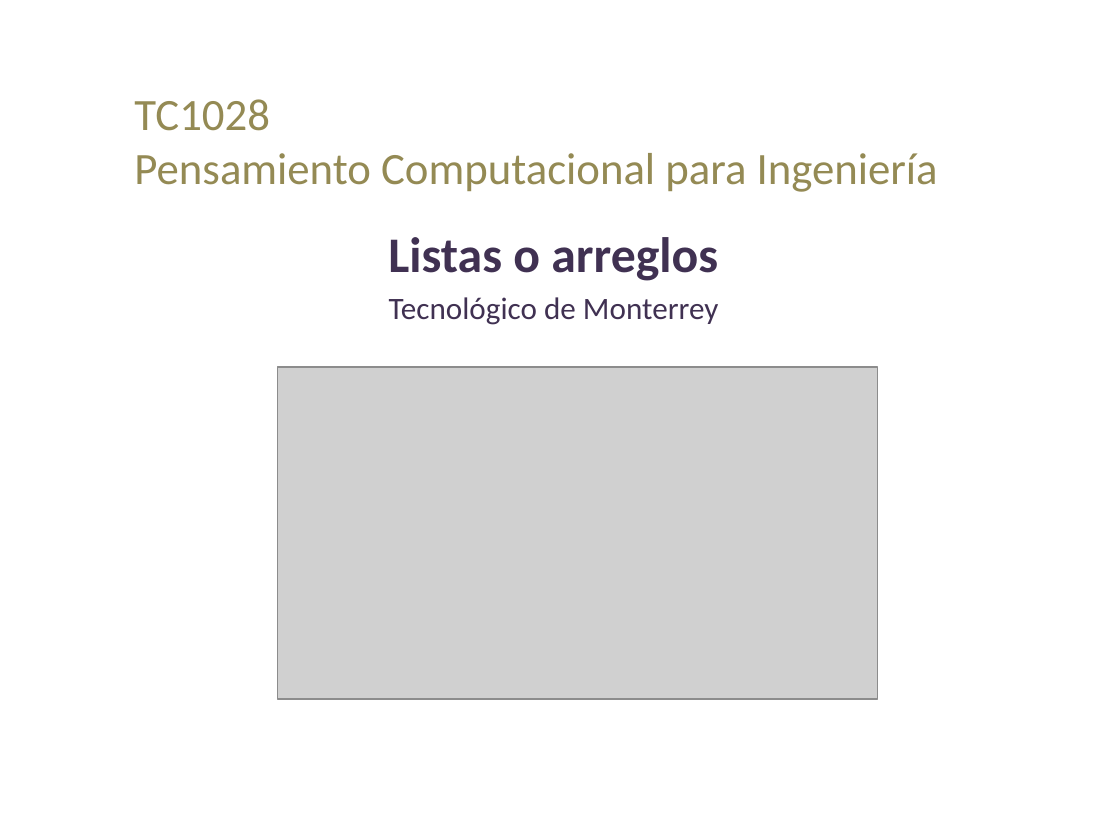
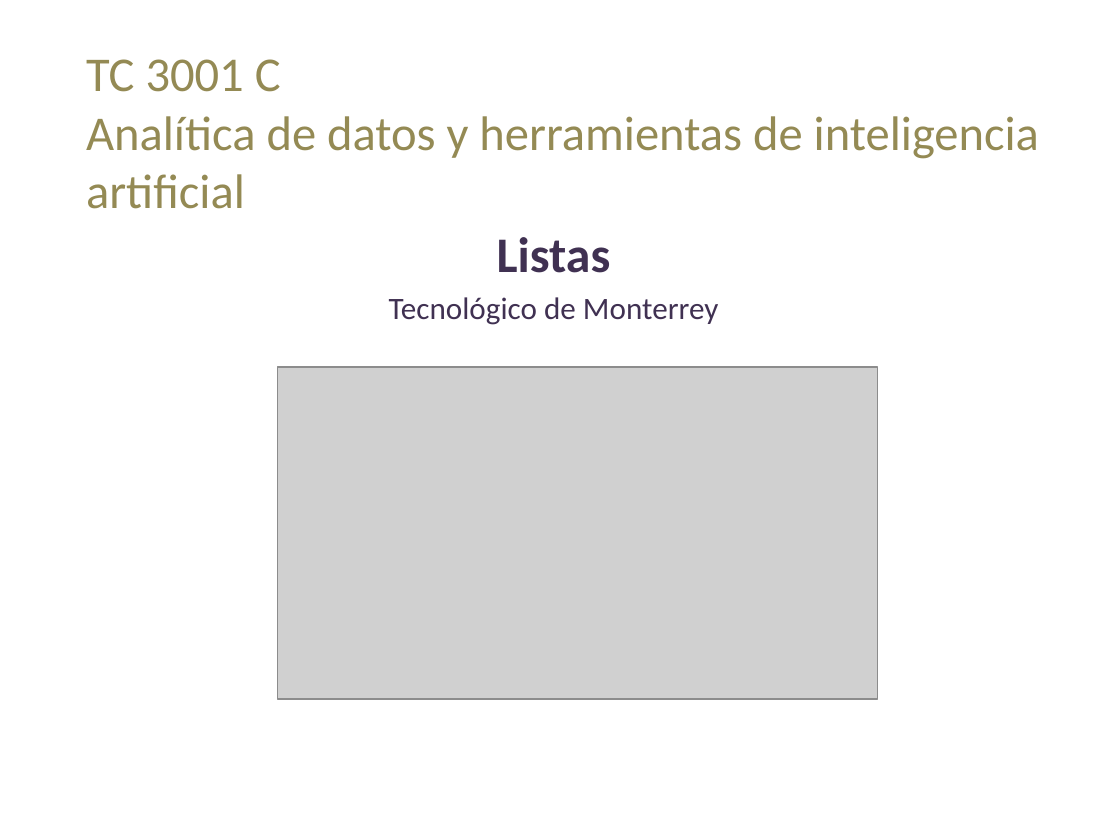
Before and after one commit to lizetheP/Analitica, a slide deck: slide 1 of CalendarioAgo2022/presentaciones/9_ListasArreglos.pptx. Drawn at 1120x840 pixels with LibreOffice and Linux fonts; fonts in the diff are those of the drawing; grey boxes stand for pictures. Boxes give left, top, right and bottom in pixels: in the first picture for what was removed or moved away, otherwise in the second. Text is boxed around its words. In the diff, an @@ line names an element or a change of style, - is before the commit and + after.

```diff
--- a/CalendarioAgo2022/presentaciones/9_ListasArreglos.pptx
+++ b/CalendarioAgo2022/presentaciones/9_ListasArreglos.pptx
@@ text added at [86, 59, 1039, 209], 31.2 pt, text #948A54 @@
+TC 3001 C
+Analítica de datos y herramientas de inteligencia artificial
@@ title removed at [134, 99, 938, 192] @@
-TC1028
-Pensamiento Computacional para Ingeniería
@@ subtitle at [497, 237, 611, 273]: text changed @@
-Listas o arreglos
+Listas
```
Also in this commit, not shown: 14 other files.
